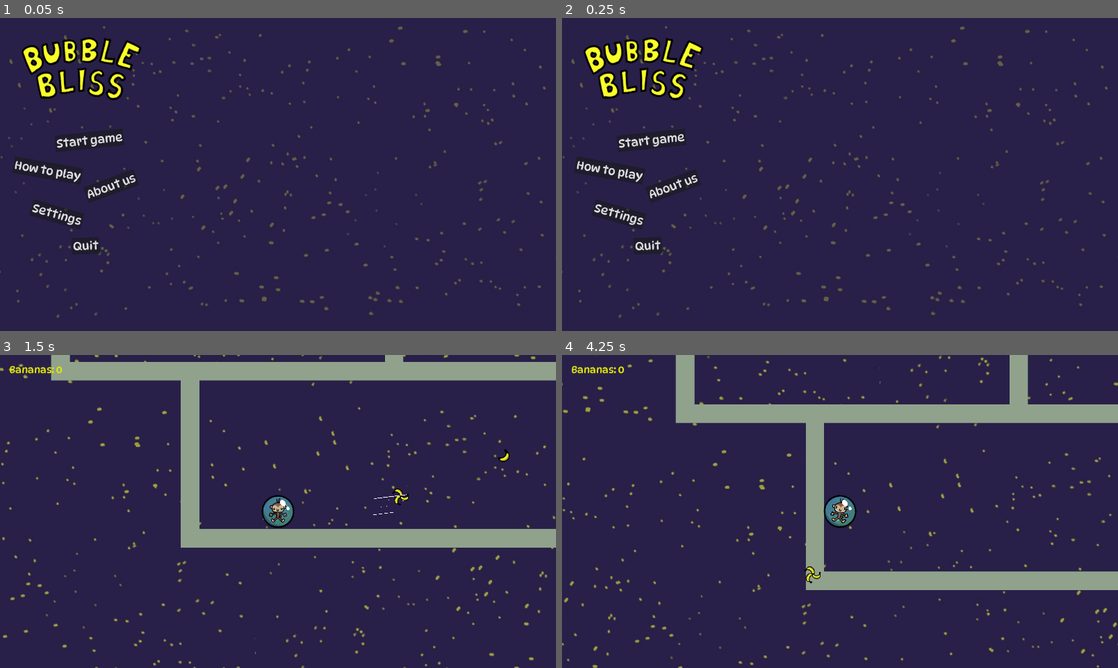
Above: before the commit, frames 1-4 (two rows, left to right).
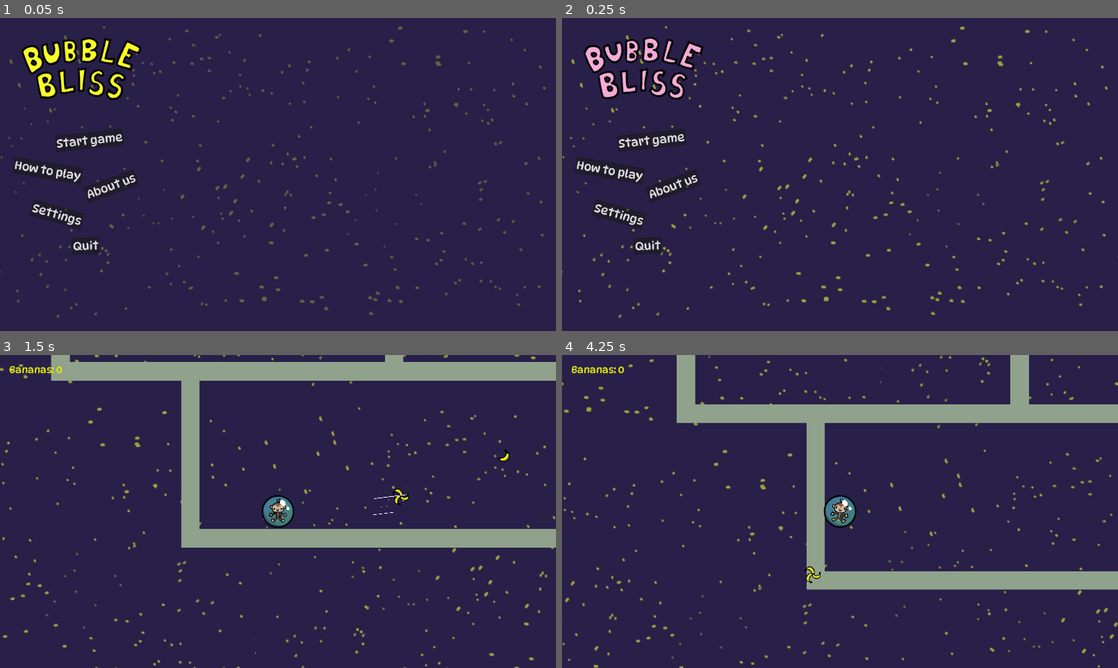
Above: after the commit, the same moments.

Repository: skincrawl/gamejam_test
Game: Godot game, scene res://Scenes/main_menu.tscn
The game is run twice, just before and just after one commit, with the same random seed, the same clock (stepped at 60 frames per second) and the same inputs.
Inputs (mouse positions are in pixels of both pictures, inside the frame that each line leads up to):
- Up to frame 1 (0.05 s): no input
- Up to frame 2 (0.25 s): no input
- Up to frame 3 (1.5 s): click "Start game" at 0.5 s; move the mouse to (400, 495) at 1.27 s; press the mouse at (400, 495) at 1.28 s
- Up to frame 4 (4.25 s): move the mouse to (728, 527) at 2.02 s; release the mouse at (728, 527) at 2.03 s; click (728, 527) at 2.1 s; move the mouse to (895, 442) at 2.77 s; press the mouse at (895, 442) at 2.78 s; move the mouse to (812, 574) at 3.52 s; release the mouse at (812, 574) at 3.53 s; click (812, 574) at 3.6 s

Frame 1 is identical in both runs. In frame 2, 2.5% of the frame differs, in the area x 0-99%, y 2-96%; in frame 3, 0.3%; in frame 4, 1.9%.

Commit message:
Fan
Added a fan

Diff:
--- /dev/null
+++ b/gamejam_2025_bubble/Scenes/fan.tscn
@@ -0,0 +1,42 @@
+[gd_scene load_steps=7 format=3 uid="uid://cxvn1s67oyllh"]
+
+[ext_resource type="Script" path="res://Scripts/fan.gd" id="1_05gsd"]
+[ext_resource type="Texture2D" uid="uid://civov26islc1r" path="res://Assets/Art/fan_temp.png" id="1_ibktf"]
+[ext_resource type="PackedScene" uid="uid://chgufc12c3f68" path="res://Scenes/part.tscn" id="2_2prwu"]
+[ext_resource type="Texture2D" uid="uid://daa04vblxm26l" path="res://Assets/Art/push_area_temp.png" id="3_aif7d"]
+
+[sub_resource type="RectangleShape2D" id="RectangleShape2D_24xb5"]
+size = Vector2(196, 44)
+
+[sub_resource type="RectangleShape2D" id="RectangleShape2D_epecg"]
+size = Vector2(198, 1056)
+
+[node name="fan" type="StaticBody2D"]
+collision_mask = 2
+script = ExtResource("1_05gsd")
+
+[node name="Sprite2D" type="Sprite2D" parent="."]
+texture = ExtResource("1_ibktf")
+
+[node name="CollisionShape2D" type="CollisionShape2D" parent="."]
+position = Vector2(-1, 1)
+shape = SubResource("RectangleShape2D_24xb5")
+metadata/_edit_lock_ = true
+
+[node name="Area2D" type="Area2D" parent="."]
+position = Vector2(0, 22)
+collision_mask = 2
+
+[node name="CollisionShape2D" type="CollisionShape2D" parent="Area2D"]
+position = Vector2(0, 530)
+shape = SubResource("RectangleShape2D_epecg")
+
+[node name="Part" parent="." instance=ExtResource("2_2prwu")]
+
+[node name="push_area" type="Sprite2D" parent="."]
+position = Vector2(-2, 552)
+scale = Vector2(1, 1.06)
+texture = ExtResource("3_aif7d")
+
+[connection signal="body_entered" from="Area2D" to="." method="_on_area_2d_body_entered"]
+[connection signal="body_exited" from="Area2D" to="." method="_on_area_2d_body_exited"]
--- a/gamejam_2025_bubble/Scenes/level.tscn
+++ b/gamejam_2025_bubble/Scenes/level.tscn
@@ -9,6 +9,7 @@
 [ext_resource type="PackedScene" uid="uid://niau0ovrklso" path="res://Scenes/asteroid_2.tscn" id="6_qwbp7"]
 [ext_resource type="PackedScene" uid="uid://7o3ladlt1r1i" path="res://Scenes/banana_mouse.tscn" id="6_tlr06"]
 [ext_resource type="PackedScene" uid="uid://7hbodbdwusp3" path="res://Scenes/asteroid_3.tscn" id="7_646y3"]
+[ext_resource type="PackedScene" uid="uid://cxvn1s67oyllh" path="res://Scenes/fan.tscn" id="9_gvrl2"]
 [ext_resource type="AudioStream" uid="uid://lw32l7566psy" path="res://Assets/Music/Game_Theme_FGJ25.mp3" id="9_lxykr"]
 [ext_resource type="Texture2D" uid="uid://8pntxcrwopv7" path="res://Assets/Art/BG_Space.jpg" id="10_iyc58"]
 [ext_resource type="PackedScene" uid="uid://crp07ccl85rm6" path="res://Scenes/asteroid_1.tscn" id="10_ld734"]
@@ -50,47 +51,53 @@
 "speed": 2.0
 }]
 
-[node name="level" type="Node2D"]
+[node name="level_1" type="Node2D"]
 script = ExtResource("1_etyro")
 
 [node name="Bubbles" parent="." instance=ExtResource("2_12vdd")]
 z_index = 1
 position = Vector2(576, 324)
 
-[node name="bananas" type="Node2D" parent="."]
+[node name="level_objects" type="Node2D" parent="."]
 
-[node name="banana" parent="bananas" instance=ExtResource("11_5o2m4")]
+[node name="bananas" type="Node2D" parent="level_objects"]
+
+[node name="banana" parent="level_objects/bananas" instance=ExtResource("11_5o2m4")]
 position = Vector2(864, 200)
 
-[node name="banana2" parent="bananas" instance=ExtResource("11_5o2m4")]
+[node name="banana2" parent="level_objects/bananas" instance=ExtResource("11_5o2m4")]
 position = Vector2(1110, 281)
 
-[node name="TileMapLayer" parent="." instance=ExtResource("4_3ayk1")]
+[node name="TileMapLayer" parent="level_objects" instance=ExtResource("4_3ayk1")]
 scale = Vector2(0.5, 0.5)
 
-[node name="asteroids" type="Node2D" parent="."]
+[node name="asteroids" type="Node2D" parent="level_objects"]
 
-[node name="asteroid_1" parent="asteroids" instance=ExtResource("10_ld734")]
+[node name="asteroid_1" parent="level_objects/asteroids" instance=ExtResource("10_ld734")]
 position = Vector2(1480, 219)
 scale = Vector2(0.5, 0.5)
 
-[node name="asteroid_2" parent="asteroids" instance=ExtResource("6_qwbp7")]
+[node name="asteroid_2" parent="level_objects/asteroids" instance=ExtResource("6_qwbp7")]
 position = Vector2(184, -929)
 scale = Vector2(0.5, 0.5)
 
-[node name="asteroid_3" parent="asteroids/asteroid_2" instance=ExtResource("7_646y3")]
+[node name="asteroid_3" parent="level_objects/asteroids/asteroid_2" instance=ExtResource("7_646y3")]
 position = Vector2(6008, -1786)
 scale = Vector2(0.5, 0.5)
 
-[node name="spawn_pos" type="Marker2D" parent="."]
+[node name="spawn_pos" type="Marker2D" parent="level_objects"]
 position = Vector2(79, 392)
 
-[node name="goal" parent="." instance=ExtResource("3_ot183")]
+[node name="goal" parent="level_objects" instance=ExtResource("3_ot183")]
 position = Vector2(4909, 424)
 
-[node name="CanvasLayer" type="CanvasLayer" parent="."]
+[node name="fan" parent="level_objects" instance=ExtResource("9_gvrl2")]
+position = Vector2(1371, -593)
+push_distance_multiplier = 0.1
 
-[node name="lose_text" type="TextureRect" parent="CanvasLayer"]
+[node name="GUI" type="CanvasLayer" parent="."]
+
+[node name="lose_text" type="TextureRect" parent="GUI"]
 visible = false
 z_index = 5
 offset_left = -258.0
@@ -100,13 +107,13 @@
 scale = Vector2(0.685, 0.685)
 texture = ExtResource("5_gt1ue")
 
-[node name="lose_bg" type="ColorRect" parent="CanvasLayer"]
+[node name="lose_bg" type="ColorRect" parent="GUI"]
 z_index = -5
 offset_right = 514.0
 offset_bottom = 285.0
 color = Color(0, 0, 0, 1)
 
-[node name="bananas" type="Label" parent="CanvasLayer"]
+[node name="bananas_label" type="Label" parent="GUI"]
 offset_left = 32.0
 offset_top = 30.0
 offset_right = 108.0
@@ -126,6 +133,7 @@
 
 [node name="ParallaxLayer" type="ParallaxLayer" parent="ParallaxBackground"]
 motion_mirroring = Vector2(1920, 1080)
+metadata/_edit_lock_ = true
 
 [node name="Sprite2D" type="AnimatedSprite2D" parent="ParallaxBackground/ParallaxLayer"]
 position = Vector2(960, 540)
--- a/gamejam_2025_bubble/Scenes/main_menu.tscn
+++ b/gamejam_2025_bubble/Scenes/main_menu.tscn
@@ -217,6 +217,7 @@
 z_index = -10
 position = Vector2(960, 540)
 sprite_frames = SubResource("SpriteFrames_chcqr")
+autoplay = "default"
 frame = 2
 frame_progress = 0.481552
 
@@ -224,6 +225,7 @@
 position = Vector2(277, 219)
 scale = Vector2(0.785, 0.785)
 sprite_frames = SubResource("SpriteFrames_a3r2e")
+autoplay = "default"
 
 [connection signal="pressed" from="VBoxContainer/Start_game" to="." method="_on_start_game_pressed"]
 [connection signal="pressed" from="VBoxContainer2/How_to_play" to="." method="_on_how_to_play_pressed"]
--- a/gamejam_2025_bubble/Scenes/test_node.tscn
+++ /dev/null
@@ -1,6 +0,0 @@
-[gd_scene load_steps=2 format=3 uid="uid://cx3b6rlgkjfu"]
-
-[ext_resource type="Script" path="res://Scripts/testing.gd" id="1_ppagv"]
-
-[node name="Node2D" type="Node2D"]
-script = ExtResource("1_ppagv")
--- a/gamejam_2025_bubble/Scripts/banana_mouse.gd
+++ b/gamejam_2025_bubble/Scripts/banana_mouse.gd
@@ -8,8 +8,6 @@
 var speed:float = 0.0
 
 func _process(_delta:float) -> void:
-
-
 
 	if Input.is_action_pressed("blowing"):
 		$Part.look_at(Globals.bubbles.position)
--- a/gamejam_2025_bubble/Scripts/bubbles.gd
+++ b/gamejam_2025_bubble/Scripts/bubbles.gd
@@ -26,7 +26,7 @@
 	name = "Bubbles"
 
 
-func _process(_delta:float) -> void:
+func _physics_process(_delta:float) -> void:
 
 	monkey_spin_speed = (linear_velocity.length() / MAX_SPEED) * MAX_MONKEY_SPIN_SPEED
 	$Bubbles.rotation = -rotation
--- /dev/null
+++ b/gamejam_2025_bubble/Scripts/fan.gd
@@ -0,0 +1,41 @@
+extends StaticBody2D
+
+class_name Fan
+
+
+const MAX_DISTANCE:float = 5.0
+const MIN_DISTANCE:float = 0.5
+
+const MIN_PUSH_STRENGTH:float = 10.0
+const MAX_PUSH_STRENGTH:float = 500.0
+
+@export var push_distance_multiplier:float = 0.5:
+	set(_new_value):
+		push_distance_multiplier = _new_value
+		push_distance = lerp(MIN_DISTANCE, MAX_DISTANCE, push_distance_multiplier)
+		if has_node("Area2D"):
+			$Area2D.scale.y = push_distance
+@export var push_strength_multiplier:float = 0.5:
+	set(_new_value):
+		push_strength_multiplier = _new_value
+		push_strength = lerp(MIN_PUSH_STRENGTH, MAX_PUSH_STRENGTH, push_strength_multiplier)
+
+var push_distance:float
+var push_strength:float
+
+
+func _ready() -> void:
+	push_distance_multiplier = 0.5
+	push_strength_multiplier = 0.5
+
+func _on_area_2d_body_entered(_body: Node2D) -> void:
+
+	var dir:Vector2 = Vector2.DOWN.rotated(rotation)
+	var push_force:Vector2 = dir.normalized() * push_strength
+	if _body.name == "Bubbles":
+		_body.add_constant_central_force(push_force)
+
+
+func _on_area_2d_body_exited(_body: Node2D) -> void:
+	if _body.name == "Bubbles":
+		_body.constant_force = Vector2.ZERO
--- a/gamejam_2025_bubble/Scripts/level.gd
+++ b/gamejam_2025_bubble/Scripts/level.gd
@@ -18,12 +18,12 @@
 	Globals.bubbles = $Bubbles
 	Input.mouse_mode = Input.MOUSE_MODE_HIDDEN
 
-	$bananas.show()
-	$CanvasLayer/lose_text.hide()
-	$CanvasLayer/lose_bg.hide()
-	$CanvasLayer/lose_bg.size = DisplayServer.window_get_size()
+	$GUI/bananas_label.show()
+	$GUI/lose_text.hide()
+	$GUI/lose_bg.hide()
+	$GUI/lose_bg.size = DisplayServer.window_get_size()
 
-	$Bubbles.position = $spawn_pos.position
+	$Bubbles.position = $level_objects/spawn_pos.position
 
 
 func _process(_delta:float) -> void:
@@ -43,9 +43,9 @@
 	$Bubbles.death()
 
 	Input.mouse_mode = Input.MOUSE_MODE_VISIBLE
-	$CanvasLayer/lose_text.show()
-	$CanvasLayer/lose_bg.show()
-	$bananas.hide()
+	$GUI/lose_text.show()
+	$GUI/lose_bg.show()
+	$GUI/bananas_label.hide()
 
 	await get_tree().create_timer(LOSE_TIME).timeout
 	get_tree().reload_current_scene()
@@ -55,7 +55,7 @@
 
 	# _banana.destination = $bananas.
 	collected_bananas += 1
-	$CanvasLayer/bananas.text = "bananas: " + str(collected_bananas)
+	$GUI/bananas_label.text = "bananas: " + str(collected_bananas)
 
 
 func viewport_size_changed() -> void:
--- a/gamejam_2025_bubble/Scripts/testing.gd
+++ /dev/null
@@ -1,11 +0,0 @@
-extends Node2D
-
-
-
-func _ready() -> void:
-	print("hello world!")
-	queue_redraw()
-
-
-func _draw() -> void:
-	draw_circle(Vector2(150, 150), 50, Color.RED, true)
Binary file added: gamejam_2025_bubble/Assets/Art/fan_temp.png
Not shown, added: gamejam_2025_bubble/Assets/Art/fan_temp.png.import
Binary file added: gamejam_2025_bubble/Assets/Art/push_area_temp.png
Not shown, added: gamejam_2025_bubble/Assets/Art/push_area_temp.png.import
Not shown: 1 places in gamejam_2025_bubble/Scenes/level.tscn that only renumber resources
